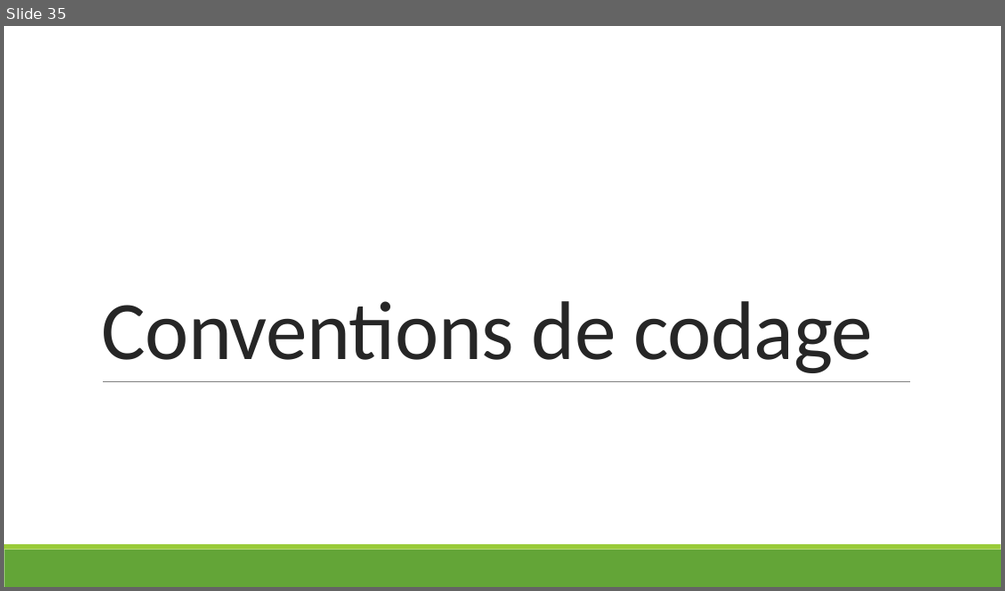
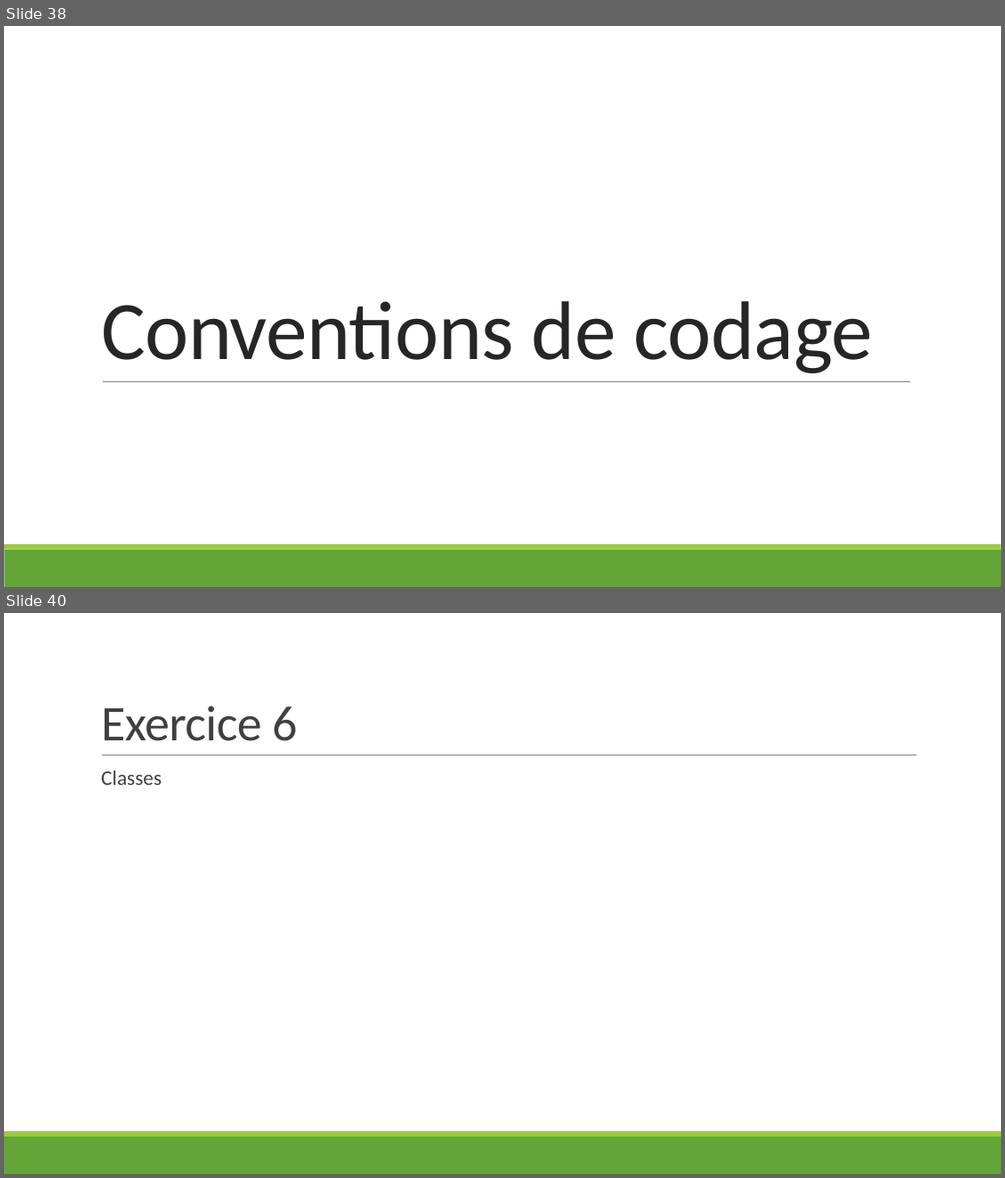
Before and after one commit to hermes-python-201910/courseware, a slide deck: slides.pptx. Shown one above the other, each under a label of ours: slide 35 before the commit, slides 38 and 40 after it; the slides between them are not shown. The pictures are 1005x591 and 1005x1178 pixels, drawn with LibreOffice and Linux fonts; fonts in the diff are those of the drawing. Boxes give left, top, right and bottom in pixels: in the first picture for what was removed or moved away, otherwise in the second. Text is boxed around its words. In the diff, an @@ line names an element or a change of style, - is before the commit and + after.

Commit message:
Write slides classes.

```diff
--- a/slides.pptx
+++ b/slides.pptx
@@ slide 40 added at box(4, 613, 1001, 1174), background #FFFFFF; not listed: 2 template elements that a slide beside it also shows @@
@@ title added at box(101, 706, 297, 741), 48 pt, text #404040 @@
+Exercice 6
@@ text added at box(101, 771, 162, 785), 20 pt, text #404040 @@
+  Classes
@@ line added from (102, 755) to (917, 755), #808080 0.5 pt @@
@@ what was slide 35 is now slide 38 @@
```
Also in this commit, not shown: 3 slides changed, 4 other slides added.
